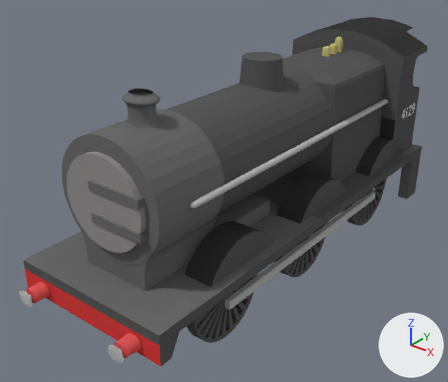
Renders of the Blender file trains/Locomotives/lms-4f.blend from each side of a commit.
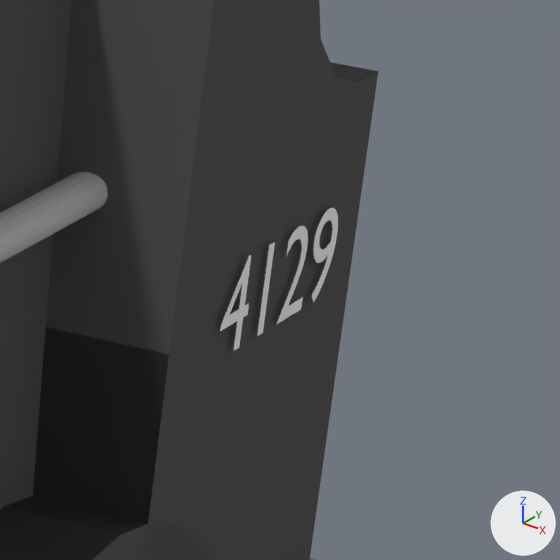
The first picture shows the older version from a 50 mm lens placed at (4.33, -7.05, 4.75), pointed at (-0.25, -1.34, 1.21). The close-ups show both versions on the part from 84% to 98% of the width and 21% to 38% of the height of that picture; other places that the commit changed are outside them. Arrows for +X, +Y and +Z are at lower right; the lights stay in place.

Before the edit, the objects in view are built like this:
```python
me_cube_008 = bpy.data.meshes.new('Cube.008')
me_cube_008.from_pydata(...)  # 28 vertices, 24 faces; spans x -0.03..0.03, y -0.03..0.03, z -1.91..1.46
me_cube_008.materials.append(mat_piston_grey)  # grey #bababa
me_cube_015 = bpy.data.meshes.new('Cube.015')
me_cube_015.from_pydata(...)  # 16 vertices, 14 faces; spans x -0.822..0.456, y -0.626..0.396, z -0.444..0.444
me_cube_015.materials.append(mat_bodywork_001)  # dark grey #595959
txt_text = bpy.data.curves.new('Text', 'FONT')
txt_text.body = '4129'
txt_text.materials.append(mat_lettering)  # white #f3f3f3
ob_cube_003 = bpy.data.objects.new('Cube.003', me_cube_008)
ob_cube_003.location = (0.752, -1.209, 2.005)
ob_cube_003.rotation_euler = (1.571, 0.0, -6.283)  # degrees (90, 0, -360)
ob_cube_003.scale = (1.6, 1.37, 1.3)
_m = ob_cube_003.modifiers.new('Subsurf', 'SUBSURF')
_m.levels = 3
_m.render_levels = 3
ob_cube_010 = bpy.data.objects.new('Cube.010', me_cube_015)
ob_cube_010.location = (0.022, 0.957, 2.021)
ob_cube_010.rotation_euler = (1.571, 0.0, -4.712)  # degrees (90, 0, -270)
ob_cube_010.scale = (1.47, 1.61, 1.6)
_m = ob_cube_010.modifiers.new('Subsurf', 'SUBSURF')
_m.levels = 3
_m.render_levels = 3
ob_text = bpy.data.objects.new('Text', txt_text)
ob_text.location = (0.943, 1.322, 1.698)
ob_text.rotation_euler = (1.571, 0.0, 1.571)  # degrees (90, 0, 90)
ob_text.scale = (0.24, 0.24, 0.24)
# also in view: 'Cylinder.005' at (0.03, -0.4, 1.98)
```
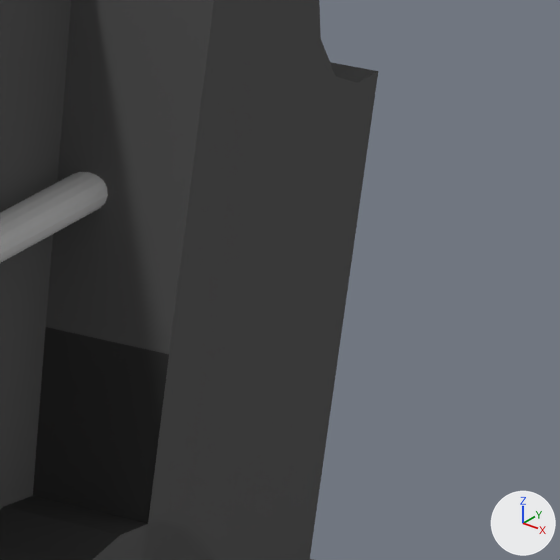
Boxes (x1, y1, x2, y2) around the edits, measured in the close-ups (560 x 560 px):
```json
{"object": "Text", "change": "hidden", "before": [220, 208, 338, 350]}
```

The change, as JSON lines over the scene's bpy script:
```json
{"op": "add", "block": "ob_text", "code": "ob_text.hide_set(True)"}
```
